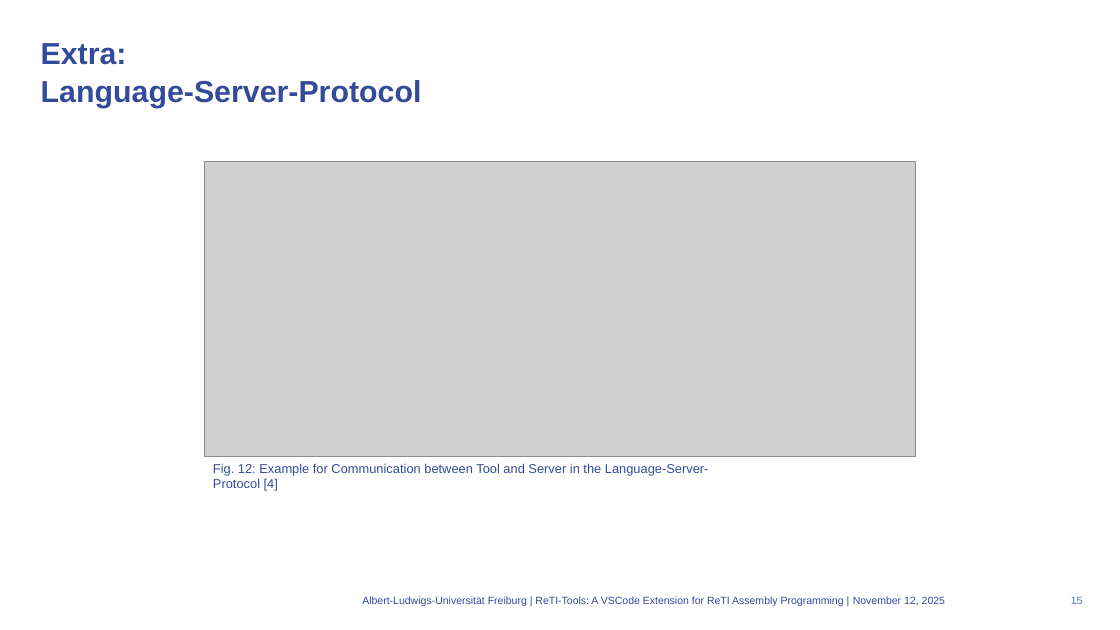
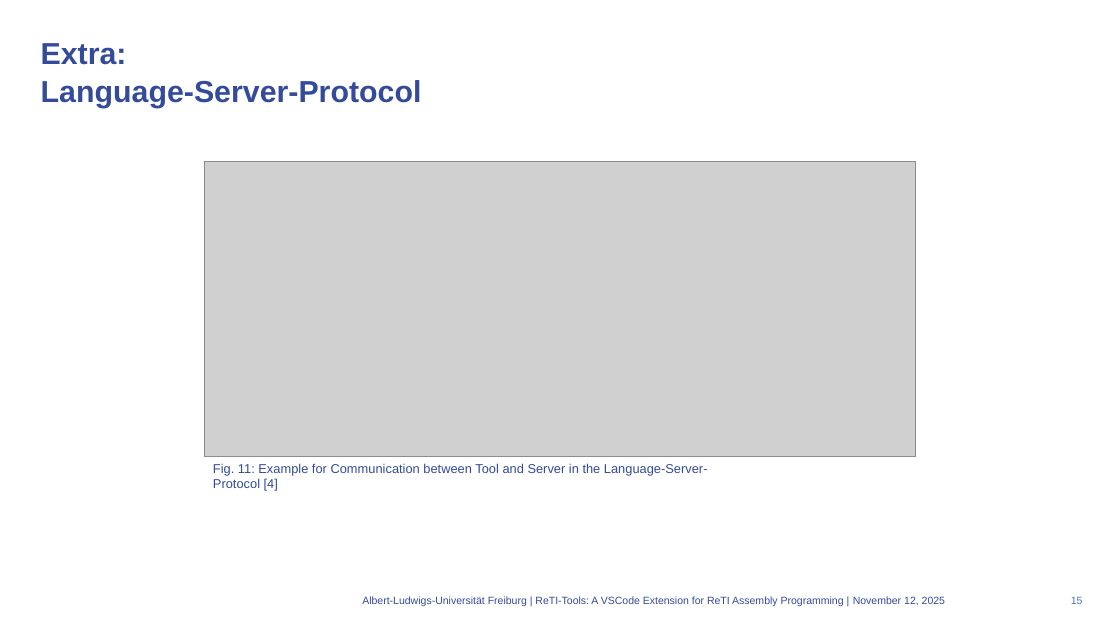
Before and after one commit to mlt279/vscode-reti, a slide deck: slide 15 of presentation/thesis/presentation_thesis.pptx. Drawn at 1120x630 pixels with LibreOffice and Linux fonts; fonts in the diff are those of the drawing; grey boxes stand for pictures; background and template pictures are left out. Boxes give left, top, right and bottom in pixels: in the first picture for what was removed or moved away, otherwise in the second. Text is boxed around its words. In the diff, an @@ line names an element or a change of style, - is before the commit and + after.

```diff
--- a/presentation/thesis/presentation_thesis.pptx
+++ b/presentation/thesis/presentation_thesis.pptx
@@ text at box(213, 463, 708, 491): text changed @@
-Fig. 12: Example for Communication between Tool and Server in the Language-Server-Protocol [4]
+Fig. 11: Example for Communication between Tool and Server in the Language-Server-Protocol [4]
```
Also in this commit, not shown: 13 other slides changed, 3 other files.
